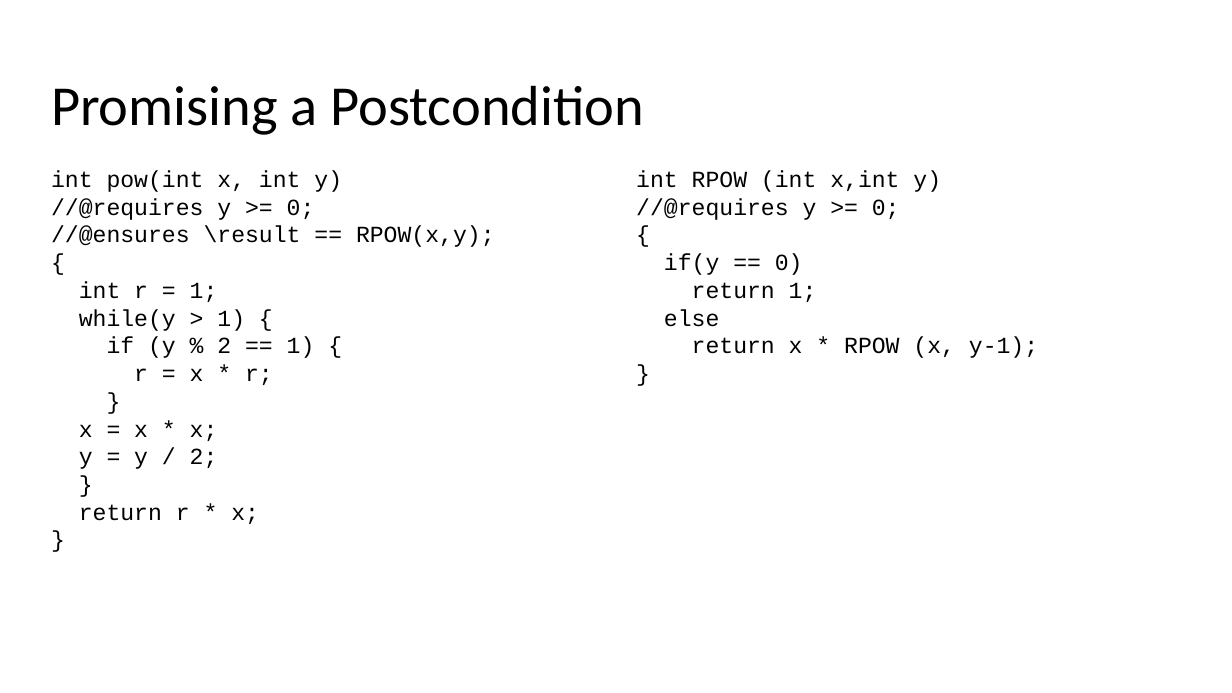
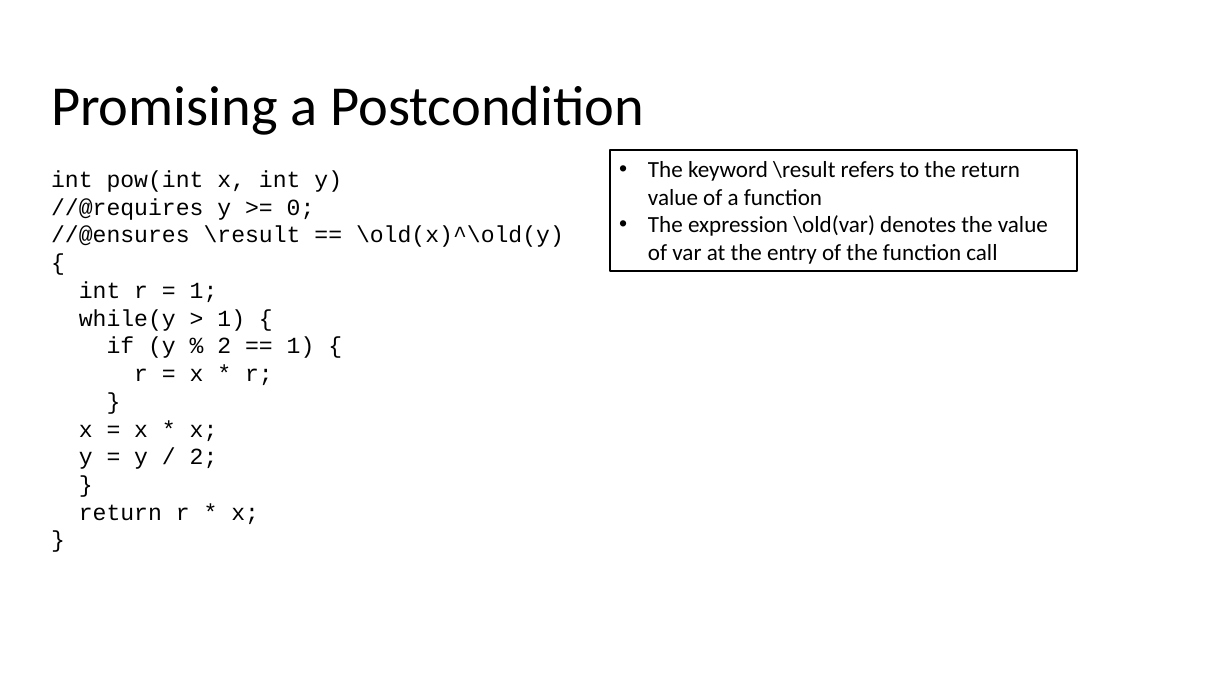
Before and after one commit to STAR-RG/testing-cin, a slide deck: slide 42 of testing-minicourse.pptx. Drawn at 1232x693 pixels with LibreOffice and Linux fonts; fonts in the diff are those of the drawing. Boxes give left, top, right and bottom in pixels: in the first picture for what was removed or moved away, otherwise in the second. Text is boxed around its words. In the diff, an @@ line names an element or a change of style, - is before the commit and + after.

```diff
--- a/testing-minicourse.pptx
+++ b/testing-minicourse.pptx
@@ rectangle added at [610,150,1078,271], fill #FFFFFF, outline #000000 2 pt, 18 pt, text #000000 @@
+• The keyword \result refers to the return value of a function
+• The expression \old(var) denotes the value of var at the entry of the function call
@@ text removed at [636,170,1038,358] @@
-int RPOW (int x,int y)
-//@requires y >= 0;
-{
-if(y == 0)
-return 1;
-else
-return x * RPOW (x, y-1);
-}
@@ text at [51,226,564,247]: text changed @@
-//@ensures \result == RPOW(x,y);
+//@ensures \result == \old(x)^\old(y)
```
Also in this commit, not shown: 4 other slides changed, 1 slide removed.
